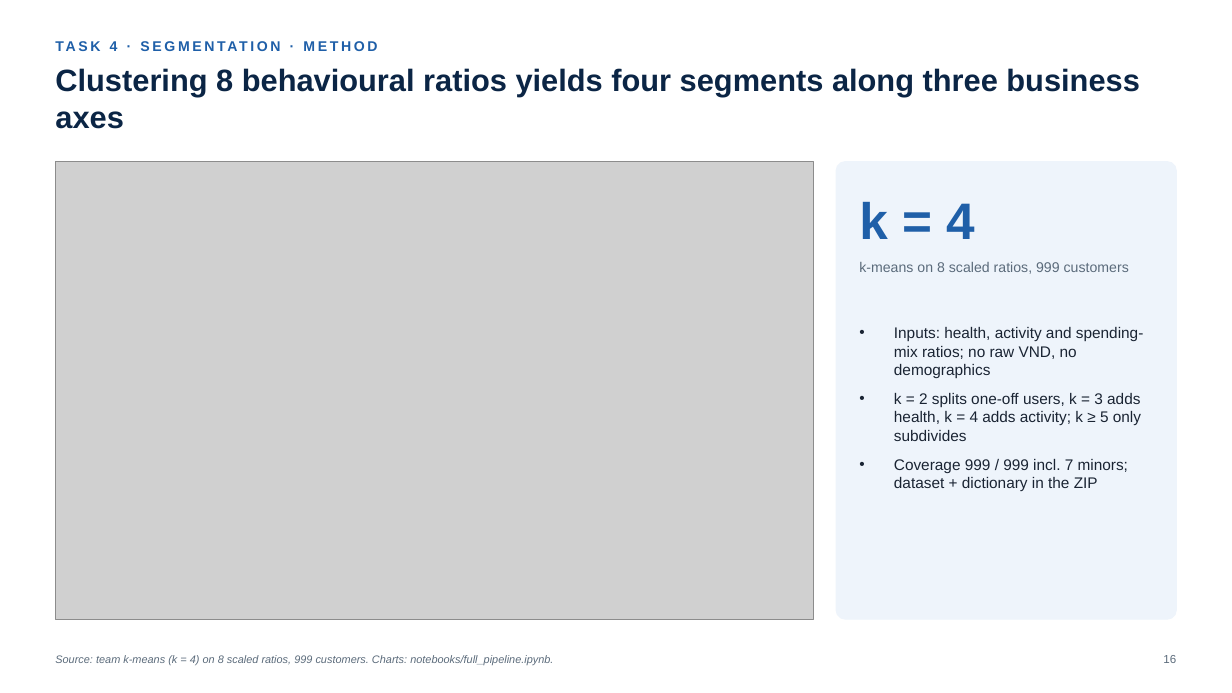
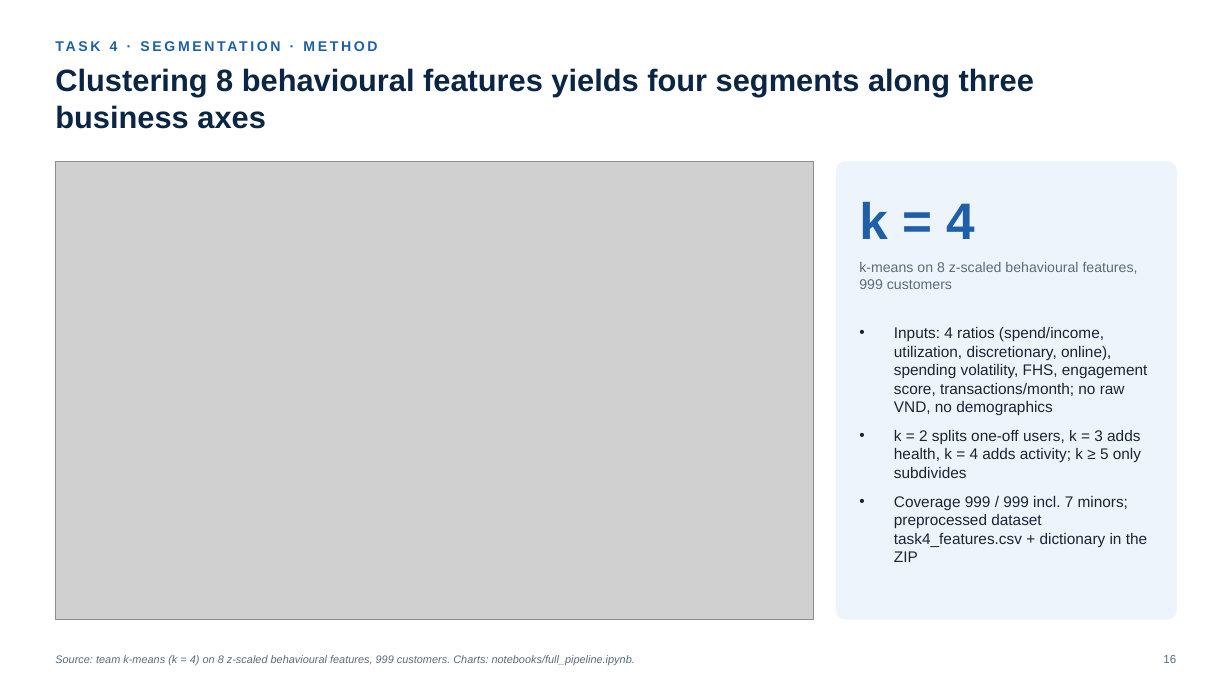
Before and after one commit to thanh-tai-435/BI10GroupYAPPERS, a slide deck: slide 16 of draft/YAPPERS_BI10_R01.pptx. Drawn at 1232x693 pixels with LibreOffice and Linux fonts; fonts in the diff are those of the drawing; grey boxes stand for pictures. Boxes give left, top, right and bottom in pixels: in the first picture for what was removed or moved away, otherwise in the second. Text is boxed around its words. In the diff, an @@ line names an element or a change of style, - is before the commit and + after.

```diff
--- a/draft/YAPPERS_BI10_R01.pptx
+++ b/draft/YAPPERS_BI10_R01.pptx
@@ text at (55, 68, 1034, 129): text changed @@
-Clustering 8 behavioural ratios yields four segments along three business axes
+Clustering 8 behavioural features yields four segments along three business axes
@@ text at (859, 262, 1138, 289): text changed @@
-k-means on 8 scaled ratios, 999 customers
+k-means on 8 z-scaled behavioural features, 999 customers
@@ text at (894, 327, 1147, 415): text changed @@
-• Inputs: health, activity and spending-mix ratios; no raw VND, no demographics
+• Inputs: 4 ratios (spend/income, utilization, discretionary, online), spending volatility, FHS, engagement score, transactions/month; no raw VND, no demographics
@@ text at (894, 496, 1147, 562): text changed @@
-• Coverage 999 / 999 incl. 7 minors; dataset + dictionary in the ZIP
+• Coverage 999 / 999 incl. 7 minors; preprocessed dataset task4_features.csv + dictionary in the ZIP
@@ text at (55, 655, 635, 665): text changed @@
-Source: team k-means (k = 4) on 8 scaled ratios, 999 customers. Charts: notebooks/full_pipeline.ipynb.
+Source: team k-means (k = 4) on 8 z-scaled behavioural features, 999 customers. Charts: notebooks/full_pipeline.ipynb.
```
Also in this commit, not shown: 13 other slides changed, 7 other files.
